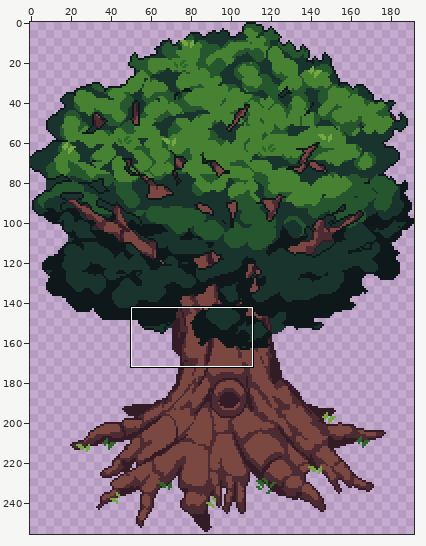
A pixel-art file gets an edit: Assets/Art/Environment/Tree.aseprite. Above, an overview of the earlier version with the close-up marked.
Close-up. Before:
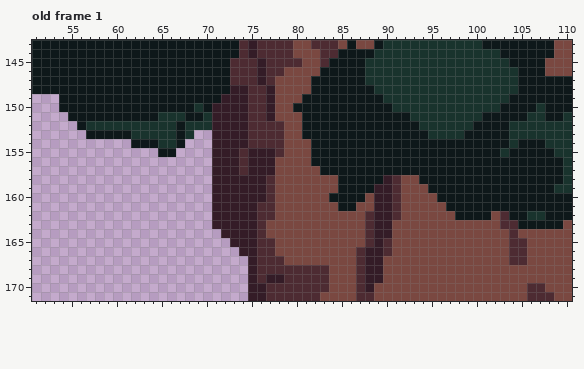
192x256 pixels, 1 frame. Shown: old frame 1: x 51..110, y 143..171. The commit also changed other frames or places, which this record leaves out.
New version:
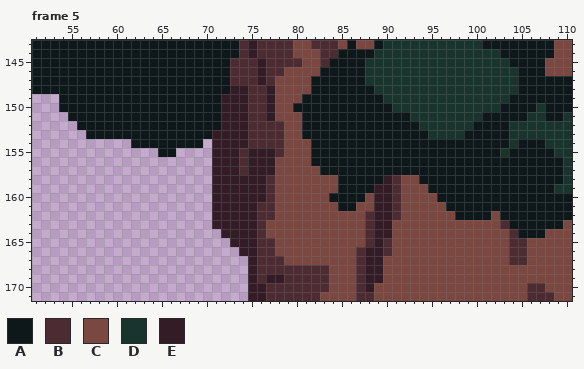
Palette (. is transparent): A #0e181a  B #4d2b32  C #7a4841  D #19332d  E #341c27
A new or re-ordered frame is compared with the old frame closest to it.
Commit message: rough tree spawn animation
Changes in this commit:
frames 1 -> 5
--- frame 5 is new; against old frame 1, layer "front leaves"
@@ x 55..73 @@
 149 AAAAAAAAAAAAAAAAAEE
-150 AAAAAAAAAAAAAADAEEE
-151 AAAAAAAAAADDDAADEEE
-152 .ADDDDDDDDDDADDDEEE
-153 ..AAAAADDDDDAD..EEE
-154 .......AAADDA...EEE
+150 AAAAAAAAAAAAAAAAAEE
+151 AAAAAAAAAAAAAAAAAEE
+152 .AAAAAAAAAAAAAAAAEE
+153 ..AAAAAAAAAAAAAAEEE
+154 .......AAAAAAAA.EEE
 155 ..........AA....EEE
@@ x 101..109 @@
 161 AAAAAAAAA
-162 ACBAADDAA
-163 CCBBAAAAA
-164 CCCBCCCCC
+162 ACAAAAAAA
+163 CCBAAAAAA
+164 CCCBAAACC
 165 CCCBBCCCC
Changed places in both close-ups, as pixel boxes (x1, y1, x2, y2):
changed: (86, 103, 221, 148)
changed: (500, 211, 545, 238)
